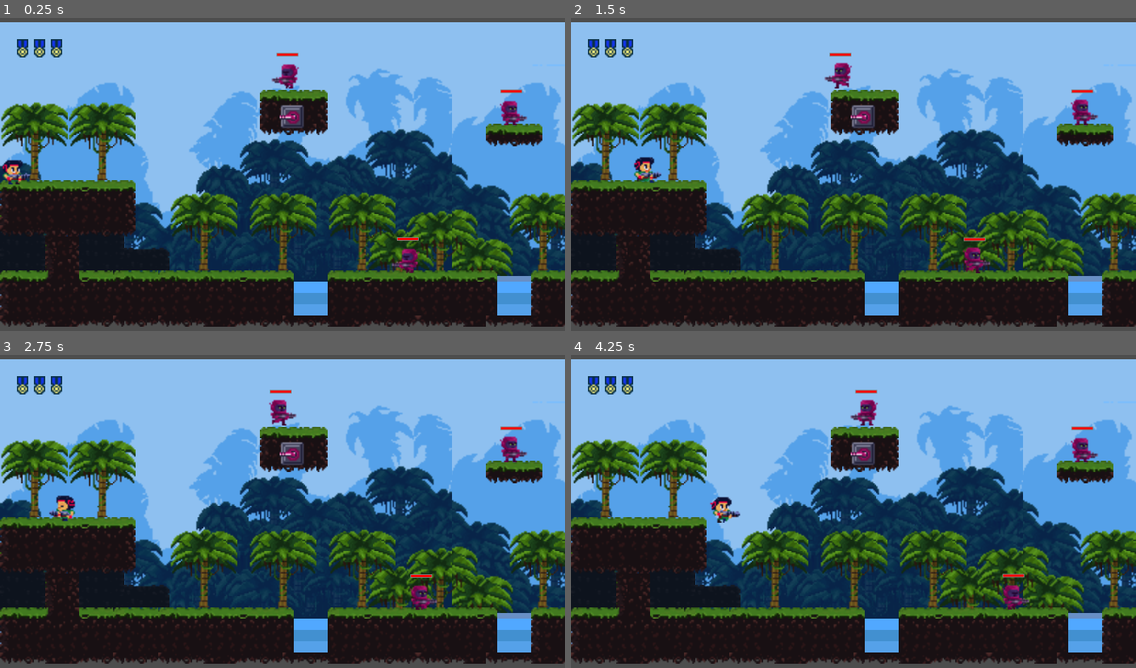
Above: before the commit, frames 1-4 (two rows, left to right).
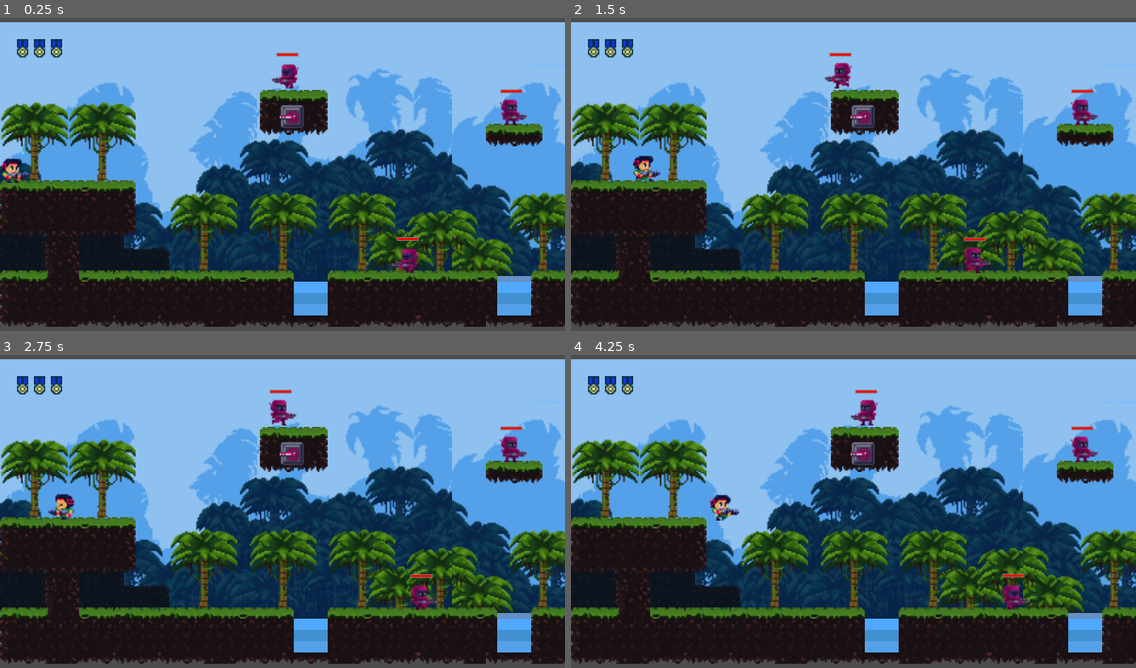
Above: after the commit, the same moments.

Repository: YugeCse/first-blood
Game: Godot game, scene res://scenes/tscns/main_scene.tscn
Same seed, same stepped clock (60 frames per second), same inputs: the game is played once before the commit and once after it.
Inputs:
- Up to frame 1 (0.25 s): no input
- Up to frame 2 (1.5 s): hold Right (ui_right) from 0.53 s (still down); tap Up (ui_up) at 0.77 s
- Up to frame 3 (2.75 s): tap Up (ui_up) at 1.52 s; release Right (ui_right) at 2.03 s; hold Left (ui_left) from 2.03 s (still down)
- Up to frame 4 (4.25 s): release Left (ui_left) at 2.78 s; hold Right (ui_right) from 2.78 s (still down); tap Up (ui_up) at 3.02, 3.77 s

The runs differ from the first frame. In frame 1, 0.4% of the frame differs, in the area x 0-94%, y 25-54%; in frame 2, 0.3%; in frame 3, 0.2%; in frame 4, 0.5%, in the area x 24-94%, y 25-54%.

Commit message:
#更新子弹为Area2D

Diff:
--- a/project.godot
+++ b/project.godot
@@ -36,6 +36,7 @@
 
 Enemy=""
 Player=""
+EnemyBullet=""
 
 [input]
 
@@ -91,6 +92,8 @@
 2d_physics/layer_4="enemy"
 2d_physics/layer_5="player_bullet"
 2d_physics/layer_6="enemy_bullet"
+2d_physics/layer_7="player_body"
+2d_physics/layer_8="enemy_body"
 
 [rendering]
 
--- a/scenes/scripts/main_scene.gd
+++ b/scenes/scripts/main_scene.gd
@@ -1,21 +1,16 @@
 ## 主场景组件
 class_name MainScene extends Control
 
+## 玩家对象
 @onready
 var player = $Camera2D/Player
-
-@onready
-var camera = $Camera2D
-
-@onready
-var hud_container = $Camera2D/HUDContainer
 
 func _ready() -> void:
 	pass
 
 func _physics_process(delta: float) -> void:
-	hud_container.offset.x = absf(get_screen_position().x)
+	$Camera2D/HUDContainer.offset.x = absf(get_screen_position().x)
 
 ## 把子节点添加到相机中
 func add_child_to_camera(child: Node):
-	camera.add_child(child)
+	$Camera2D.add_child(child)
--- a/sprites/scripts/enemy_bullet.gd
+++ b/sprites/scripts/enemy_bullet.gd
@@ -1,4 +1,5 @@
-class_name EnemyBullet extends CharacterBody2D
+## 敌人子弹组件
+class_name EnemyBullet extends Area2D
 
 ## 子弹移动速度
 @export
@@ -23,19 +24,31 @@
 	start_position = global_position
 	sprite.rotate(direction.angle())
 	sprite.play('default')
+	sprite.animation_finished.connect(_boom)
 
 func _physics_process(delta: float) -> void:
-	velocity = direction * speed
-	var collider = move_and_collide(velocity * delta)
-	if not collider:
+	var collision_radius = _get_collision_cirle().radius
+	if global_position.x - collision_radius < 0 or\
+		global_position.x - collision_radius > GlobalConfigs.DESIGN_MAP_WIDTH or\
+		global_position.y - collision_radius < 0 or\
+		global_position.y - collision_radius > GlobalConfigs.DESIGN_MAP_WIDTH:
+		queue_free() #销毁这个子弹组件
 		return
-	print('子弹发生了碰撞')
-	_destory() #销毁这个子弹组件
+	if collision_shape.disabled: return
+	position += direction * speed * delta
 
-## 销毁这个子弹组件
-func _destory():
+## 获取碰撞区域的矩形信息
+func _get_collision_cirle() -> CircleShape2D:
+	return collision_shape.shape as CircleShape2D
+
+## 发生爆炸
+func _boom():
 	collision_shape.disabled = true
-	queue_free()
+	sprite.animation_finished.disconnect(_boom)
+	sprite.play(&'boom')
+	sprite.animation_finished.connect(queue_free)
 
-func _on_animated_sprite_2d_animation_finished() -> void:
-	_destory()
+func _on_area_entered(area: Area2D) -> void:
+	var parent = area.get_parent()
+	if parent is Player: #如果碰到玩家了
+		_boom() #销毁这个子弹组件
--- a/sprites/scripts/player_bullet.gd
+++ b/sprites/scripts/player_bullet.gd
@@ -1,7 +1,8 @@
-class_name PlayerBullet extends CharacterBody2D
+## 玩家子弹组件
+class_name PlayerBullet extends Area2D
 
 @export
-var speed: float = 200
+var speed: float = 200.0
 
 @export
 var direction: Vector2 = Vector2.RIGHT
@@ -17,26 +18,48 @@
 
 func _ready() -> void:
 	if is_strong_fire:
-		sprite.play("level2")
-	else: sprite.play("default")
+		sprite.play(&'level2')
+	else: sprite.play(&'default')
 	sprite.rotate(direction.angle())
+	sprite.animation_finished.connect(_boom)
+
+func _physics_process(delta: float) -> void:
+	var collision_radius = _get_collision_cirle().radius
+	if global_position.x - collision_radius < 0 or\
+		global_position.x - collision_radius > GlobalConfigs.DESIGN_MAP_WIDTH or\
+		global_position.y - collision_radius < 0 or\
+		global_position.y - collision_radius > GlobalConfigs.DESIGN_MAP_WIDTH:
+		queue_free() #销毁这个子弹组件
+		return
+	if collision_shape.disabled: return
+	position += direction * speed * delta
+
+## 获取碰撞区域的矩形信息
+func _get_collision_cirle() -> CircleShape2D:
+	return collision_shape.shape as CircleShape2D
+
+## 发生碰撞，需要删除
+func _boom():
+	collision_shape.disabled = true
+	sprite.animation_finished.disconnect(_boom)
+	sprite.play(&'boom')
 	sprite.animation_finished.connect(queue_free)
 
-func _physics_process(delta: float) -> void:
-	velocity = direction * speed
-	var collider = move_and_collide(velocity * delta)
-	if not collider:
-		return #未发生碰撞
-	collision_shape.disabled = true
-	collider = collider.get_collider()
+func _on_area_entered(area: Area2D) -> void:
+	var parent = area.get_parent()
+	if not parent:
+		if area is EnemyBullet:
+			_boom()
+			area._boom()
+		return
 	var fire_crack = 10.0
 	if is_strong_fire:
 		fire_crack = randf_range(20.0, 60.0)
 	else: fire_crack = randf_range(10.0, 40.0)
-	if collider is Turret: #如果是炮台
-		collider.hurt(fire_crack)
-	elif collider is Enemy: #如果是敌人
+	if parent is Turret: #如果是炮台
+		parent.hurt(fire_crack)
+	elif parent is Enemy: #如果是敌人
 		if is_strong_fire:
-			collider.hurt(fire_crack)
-		else: collider.hurt(fire_crack)
-	queue_free() #发生碰撞，需要删除
+			parent.hurt(fire_crack)
+		else: parent.hurt(fire_crack)
+	_boom() #发生碰撞，需要删除
--- a/sprites/tscns/enemy.tscn
+++ b/sprites/tscns/enemy.tscn
@@ -194,12 +194,16 @@
 "speed": 10.0
 }]
 
+[sub_resource type="RectangleShape2D" id="RectangleShape2D_nugqd"]
+size = Vector2(16, 20)
+
 [sub_resource type="CircleShape2D" id="CircleShape2D_ha57j"]
 radius = 120.0
 
 [node name="Enemy" type="CharacterBody2D" node_paths=PackedStringArray("sprite", "collision_shape") groups=["Enemy"]]
 collision_layer = 8
 collision_mask = 19
+platform_on_leave = 2
 script = ExtResource("1_u2tar")
 sprite = NodePath("AnimatedSprite")
 collision_shape = NodePath("CollisionShape")
@@ -211,8 +215,17 @@
 sprite_frames = SubResource("SpriteFrames_vnllh")
 animation = &"idle"
 autoplay = "idle"
-frame_progress = 0.5121176
+frame_progress = 0.8705954
 flip_h = true
+
+[node name="BodyArea2D" type="Area2D" parent="."]
+collision_layer = 128
+collision_mask = 16
+
+[node name="CollisionShape2D" type="CollisionShape2D" parent="BodyArea2D"]
+position = Vector2(1, 2)
+shape = SubResource("RectangleShape2D_nugqd")
+debug_color = Color(0.6407898, 0.5184502, 0.233206, 0.41960785)
 
 [node name="DetectorArea2D" type="Area2D" parent="."]
 collision_layer = 8
--- a/sprites/tscns/enemy_bullet.tscn
+++ b/sprites/tscns/enemy_bullet.tscn
@@ -1,10 +1,31 @@
-[gd_scene load_steps=12 format=3 uid="uid://daimj073tmm34"]
+[gd_scene load_steps=18 format=3 uid="uid://daimj073tmm34"]
 
 [ext_resource type="Script" uid="uid://dd3cxilluf56c" path="res://sprites/scripts/enemy_bullet.gd" id="1_yqi1a"]
+[ext_resource type="Texture2D" uid="uid://b8l0ig0ujwh7v" path="res://assets/fx/bullet_impact.png" id="2_glmyp"]
 [ext_resource type="Texture2D" uid="uid://catsxygo7w0f" path="res://assets/enemy/enemy_weapon_bullet.png" id="2_q7fhf"]
 
-[sub_resource type="RectangleShape2D" id="RectangleShape2D_q7fhf"]
-size = Vector2(9, 8)
+[sub_resource type="CircleShape2D" id="CircleShape2D_q7fhf"]
+radius = 6.0
+
+[sub_resource type="AtlasTexture" id="AtlasTexture_3gemg"]
+atlas = ExtResource("2_glmyp")
+region = Rect2(0, 0, 20, 20)
+
+[sub_resource type="AtlasTexture" id="AtlasTexture_xc8pg"]
+atlas = ExtResource("2_glmyp")
+region = Rect2(20, 0, 20, 20)
+
+[sub_resource type="AtlasTexture" id="AtlasTexture_y4s65"]
+atlas = ExtResource("2_glmyp")
+region = Rect2(40, 0, 20, 20)
+
+[sub_resource type="AtlasTexture" id="AtlasTexture_ogw1n"]
+atlas = ExtResource("2_glmyp")
+region = Rect2(60, 0, 20, 20)
+
+[sub_resource type="AtlasTexture" id="AtlasTexture_duxk0"]
+atlas = ExtResource("2_glmyp")
+region = Rect2(80, 0, 20, 20)
 
 [sub_resource type="AtlasTexture" id="AtlasTexture_glmyp"]
 atlas = ExtResource("2_q7fhf")
@@ -37,25 +58,45 @@
 [sub_resource type="SpriteFrames" id="SpriteFrames_yqi1a"]
 animations = [{
 "frames": [{
-"duration": 0.2,
+"duration": 1.0,
+"texture": SubResource("AtlasTexture_3gemg")
+}, {
+"duration": 1.0,
+"texture": SubResource("AtlasTexture_xc8pg")
+}, {
+"duration": 1.0,
+"texture": SubResource("AtlasTexture_y4s65")
+}, {
+"duration": 1.0,
+"texture": SubResource("AtlasTexture_ogw1n")
+}, {
+"duration": 1.0,
+"texture": SubResource("AtlasTexture_duxk0")
+}],
+"loop": false,
+"name": &"boom",
+"speed": 10.0
+}, {
+"frames": [{
+"duration": 0.6,
 "texture": SubResource("AtlasTexture_glmyp")
 }, {
-"duration": 0.3,
+"duration": 0.5,
 "texture": SubResource("AtlasTexture_f0pei")
 }, {
-"duration": 0.3,
+"duration": 0.4,
 "texture": SubResource("AtlasTexture_0n06s")
 }, {
-"duration": 0.25,
+"duration": 0.3,
 "texture": SubResource("AtlasTexture_klx8n")
 }, {
-"duration": 0.1,
+"duration": 0.3,
 "texture": SubResource("AtlasTexture_w3go8")
 }, {
-"duration": 0.1,
+"duration": 0.2,
 "texture": SubResource("AtlasTexture_0t51f")
 }, {
-"duration": 0.05,
+"duration": 0.1,
 "texture": SubResource("AtlasTexture_hnarb")
 }],
 "loop": false,
@@ -63,16 +104,16 @@
 "speed": 5.0
 }]
 
-[node name="EnemyBullet" type="CharacterBody2D"]
+[node name="EnemyBullet" type="Area2D" groups=["EnemyBullet"]]
 z_index = 2
 collision_layer = 32
-collision_mask = 17
+collision_mask = 80
 script = ExtResource("1_yqi1a")
 
 [node name="CollisionShape2D" type="CollisionShape2D" parent="."]
-shape = SubResource("RectangleShape2D_q7fhf")
+shape = SubResource("CircleShape2D_q7fhf")
 
 [node name="AnimatedSprite2D" type="AnimatedSprite2D" parent="."]
 sprite_frames = SubResource("SpriteFrames_yqi1a")
 
-[connection signal="animation_finished" from="AnimatedSprite2D" to="." method="_on_animated_sprite_2d_animation_finished"]
+[connection signal="area_entered" from="." to="." method="_on_area_entered"]
--- a/sprites/tscns/player.tscn
+++ b/sprites/tscns/player.tscn
@@ -329,13 +329,17 @@
 }]
 
 [sub_resource type="RectangleShape2D" id="RectangleShape2D_lm2uk"]
-size = Vector2(16, 21)
+size = Vector2(16, 22)
+
+[sub_resource type="RectangleShape2D" id="RectangleShape2D_k38cv"]
+size = Vector2(16, 20)
 
 [sub_resource type="CircleShape2D" id="CircleShape2D_l7xvl"]
 radius = 20.0
 
 [node name="Player" type="CharacterBody2D" groups=["Player"]]
 collision_mask = 34
+platform_on_leave = 2
 script = ExtResource("1_ti7od")
 
 [node name="AnimatedSprite" type="AnimatedSprite2D" parent="."]
@@ -345,7 +349,7 @@
 frame_progress = 0.8971632
 
 [node name="CollisionShape" type="CollisionShape2D" parent="."]
-position = Vector2(-1, 1.5)
+position = Vector2(-1, 2)
 shape = SubResource("RectangleShape2D_lm2uk")
 
 [node name="FollowCamera2D" type="Camera2D" parent="."]
@@ -355,6 +359,15 @@
 limit_bottom = 210
 position_smoothing_enabled = true
 
+[node name="BodyArea2D" type="Area2D" parent="."]
+collision_layer = 64
+collision_mask = 32
+
+[node name="CollisionShape2D" type="CollisionShape2D" parent="BodyArea2D"]
+position = Vector2(-1, 2)
+shape = SubResource("RectangleShape2D_k38cv")
+debug_color = Color(0.54677653, 0.5567508, 0.28419435, 0.41960785)
+
 [node name="DetectorArea2D" type="Area2D" parent="."]
 collision_mask = 12
 
--- a/sprites/tscns/player_bullet.tscn
+++ b/sprites/tscns/player_bullet.tscn
@@ -1,11 +1,32 @@
-[gd_scene load_steps=20 format=3 uid="uid://bbm0ckpya7ycp"]
+[gd_scene load_steps=26 format=3 uid="uid://bbm0ckpya7ycp"]
 
 [ext_resource type="Script" uid="uid://clnhmgcskcipf" path="res://sprites/scripts/player_bullet.gd" id="1_1q3ka"]
+[ext_resource type="Texture2D" uid="uid://b8l0ig0ujwh7v" path="res://assets/fx/bullet_impact.png" id="2_2edyn"]
 [ext_resource type="Texture2D" uid="uid://yiobrrnr6q2k" path="res://assets/player/weapon_bullet.png" id="2_mycpm"]
 [ext_resource type="Texture2D" uid="uid://cxtmsclpwbps0" path="res://assets/player/weapon_bullet_level2.png" id="3_2edyn"]
 
 [sub_resource type="CircleShape2D" id="CircleShape2D_mycpm"]
 radius = 6.0
+
+[sub_resource type="AtlasTexture" id="AtlasTexture_t2uin"]
+atlas = ExtResource("2_2edyn")
+region = Rect2(0, 0, 20, 20)
+
+[sub_resource type="AtlasTexture" id="AtlasTexture_60ora"]
+atlas = ExtResource("2_2edyn")
+region = Rect2(20, 0, 20, 20)
+
+[sub_resource type="AtlasTexture" id="AtlasTexture_sr8js"]
+atlas = ExtResource("2_2edyn")
+region = Rect2(40, 0, 20, 20)
+
+[sub_resource type="AtlasTexture" id="AtlasTexture_ftohj"]
+atlas = ExtResource("2_2edyn")
+region = Rect2(60, 0, 20, 20)
+
+[sub_resource type="AtlasTexture" id="AtlasTexture_q7ebb"]
+atlas = ExtResource("2_2edyn")
+region = Rect2(80, 0, 20, 20)
 
 [sub_resource type="AtlasTexture" id="AtlasTexture_fet1y"]
 atlas = ExtResource("2_mycpm")
@@ -67,6 +88,26 @@
 animations = [{
 "frames": [{
 "duration": 1.0,
+"texture": SubResource("AtlasTexture_t2uin")
+}, {
+"duration": 1.0,
+"texture": SubResource("AtlasTexture_60ora")
+}, {
+"duration": 1.0,
+"texture": SubResource("AtlasTexture_sr8js")
+}, {
+"duration": 1.0,
+"texture": SubResource("AtlasTexture_ftohj")
+}, {
+"duration": 1.0,
+"texture": SubResource("AtlasTexture_q7ebb")
+}],
+"loop": false,
+"name": &"boom",
+"speed": 15.0
+}, {
+"frames": [{
+"duration": 1.0,
 "texture": SubResource("AtlasTexture_fet1y")
 }, {
 "duration": 0.9,
@@ -89,7 +130,7 @@
 }],
 "loop": false,
 "name": &"default",
-"speed": 5.0
+"speed": 8.0
 }, {
 "frames": [{
 "duration": 1.0,
@@ -118,12 +159,10 @@
 "speed": 15.0
 }]
 
-[node name="PlayerBullet" type="CharacterBody2D"]
+[node name="PlayerBullet" type="Area2D"]
 z_index = 5
 collision_layer = 16
-collision_mask = 44
-platform_floor_layers = 4294967234
-platform_wall_layers = 2
+collision_mask = 160
 script = ExtResource("1_1q3ka")
 
 [node name="CollisionShape2D" type="CollisionShape2D" parent="."]
@@ -131,3 +170,5 @@
 
 [node name="AnimatedSprite2D" type="AnimatedSprite2D" parent="."]
 sprite_frames = SubResource("SpriteFrames_1q3ka")
+
+[connection signal="area_entered" from="." to="." method="_on_area_entered"]
--- a/sprites/tscns/turret.tscn
+++ b/sprites/tscns/turret.tscn
@@ -139,6 +139,9 @@
 [sub_resource type="RectangleShape2D" id="RectangleShape2D_bpepy"]
 size = Vector2(18, 18)
 
+[sub_resource type="RectangleShape2D" id="RectangleShape2D_qyvr6"]
+size = Vector2(15, 15)
+
 [sub_resource type="CircleShape2D" id="CircleShape2D_qyvr6"]
 radius = 160.0
 
@@ -155,6 +158,13 @@
 [node name="CollisionShape2D" type="CollisionShape2D" parent="."]
 shape = SubResource("RectangleShape2D_bpepy")
 
+[node name="BodyArea2D" type="Area2D" parent="."]
+collision_layer = 128
+collision_mask = 16
+
+[node name="CollisionShape2D" type="CollisionShape2D" parent="BodyArea2D"]
+shape = SubResource("RectangleShape2D_qyvr6")
+
 [node name="DetectorArea2D" type="Area2D" parent="."]
 collision_layer = 4
 
Not shown: 1 places in sprites/tscns/enemy.tscn that only renumber resources
Not shown: 1 places in sprites/tscns/player.tscn that only renumber resources
Not shown: 1 places in sprites/tscns/turret.tscn that only renumber resources
